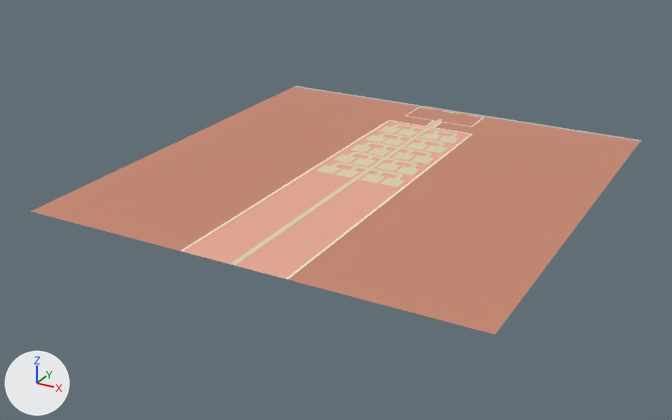
One commit to the FBX model Assets/000.Eeeeden/00-Fbxs/01-Map/Map-2.fbx: the scene before it, then after it.
Both versions are drawn from a 50 mm camera at (55.2, -127.3, 47.7) aimed at (-2.5, -22.3, -4.8). The lights are fixed; the arrows at lower left show +X, +Y and +Z. Where no turn or scale is listed for an object, it has been applied to the vertices. Vertices at the same position are counted once.

In view in the first picture: 'Map-2'.
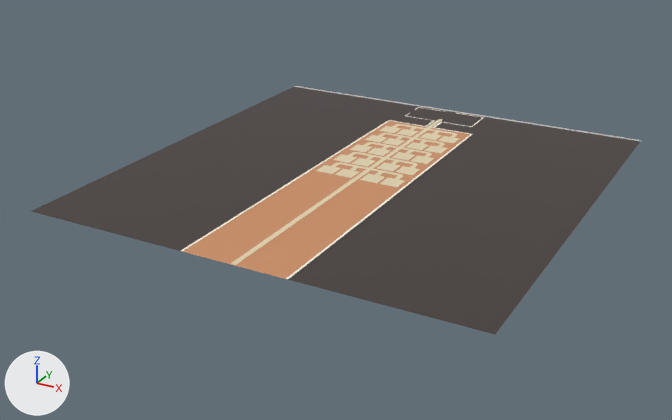
Edits to the bpy script that builds the scene:
```text
Change me_map_2:
    where me_map_2.from_pydata(...)  # 464 vertices, 204 faces; spans x -31.0..31.0, y -51.0..14.1, z 0.0
    used by ob_map_2; location = (0.0, 0.0, 0.0)
    me_map_2 part 1: 40 kept faces spanning x -31.0..31.0, y -51.0..14.1, z 0.0 get new texture (UV) coordinates
```

Boxes [x1, y1, x2, y2] around the edits, measured in the pictures (672 x 420 px):
part 1 of me_map_2, surface changed (brown to grey)
    both: [31, 87, 640, 334]
